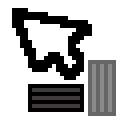
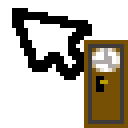
Before/after of a 128px x 128px layered artwork. What changed in the layer stack:
added layer "exit window lines" above "exit knob" over [92, 48, 116, 68]
added layer "exit knob" above "exit" over [92, 48, 120, 92]
added layer "exit" above "exit-penultimate-back" over [92, 48, 120, 120]
added layer "exit-penultimate-back" above "exit-back" over [84, 40, 128, 128]
added layer "exit-back" above "go" over [84, 44, 128, 124]
hid "brake pedal" over [28, 84, 84, 112]
hid "gas pedal disabled" over [88, 60, 116, 116]
